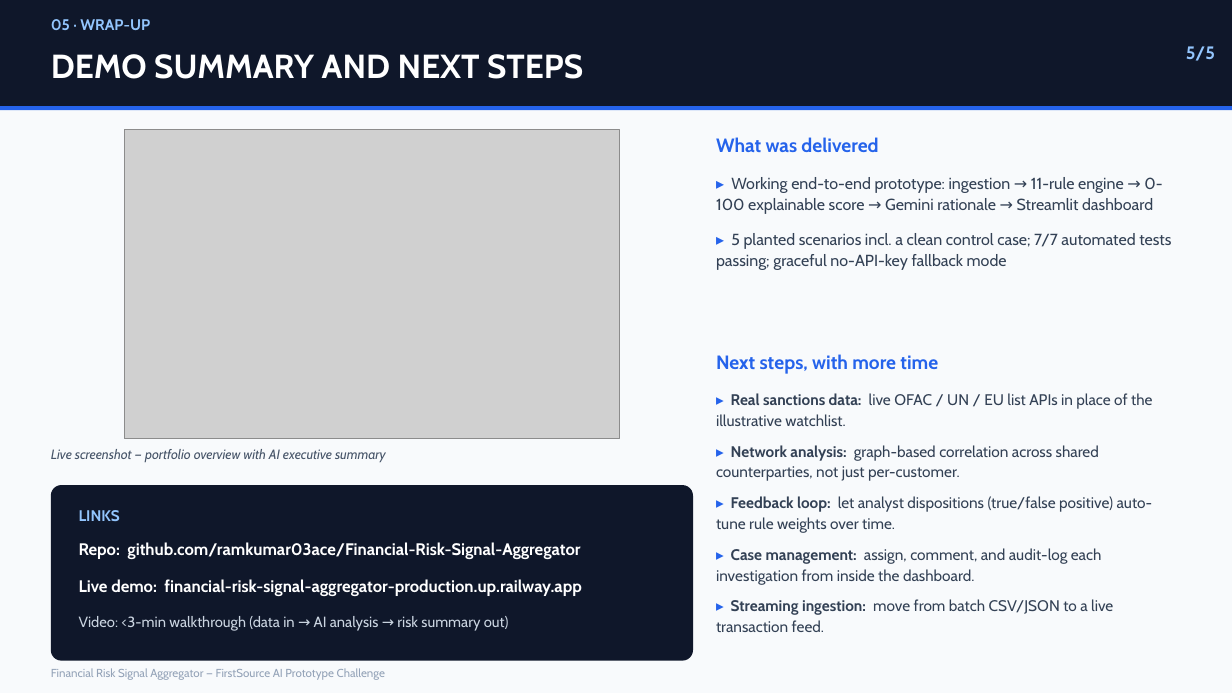
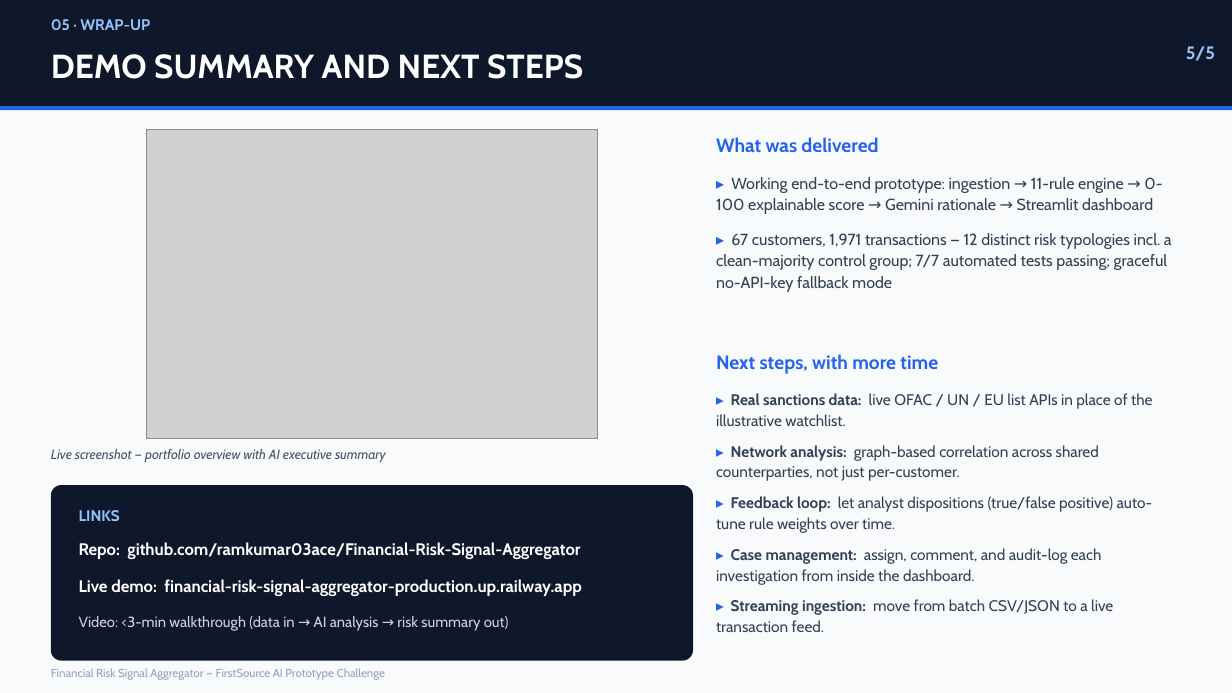
Before and after one commit to ramkumar03ace/Financial-Risk-Signal-Aggregator, a slide deck: slide 5 of docs/Financial_Risk_Signal_Aggregator_Deck.pptx. Drawn at 1232x693 pixels with LibreOffice and Linux fonts; fonts in the diff are those of the drawing; grey boxes stand for pictures. Boxes give left, top, right and bottom in pixels: in the first picture for what was removed or moved away, otherwise in the second. Text is boxed around its words. In the diff, an @@ line names an element or a change of style, - is before the commit and + after.

Commit message:
Scale sample dataset to 67 customers / 1,971 transactions; add SUMMARY.md
Replaces the 5-customer demo with a generated, realistic-scale dataset
(scripts/generate_dataset.py, Faker + fixed seed = reproducible). The
original 5 hero customers and their exact transactions/alerts are kept
unchanged so all pytest scenario tests still pass. Adds 7 new distinct
suspicious archetypes across different countries/typologies plus 55
genuinely clean background customers, so the demo shows real precision
at scale (11 flagged / 56 clean) rather than one hand-picked control case.

Fixes a real UI regression this surfaces: the "Risk score by customer"
chart used to plot every customer, which is unreadable at 67 rows. Now
filtered to flagged-only (capped at 20). The Risk Register tab defaults
to flagged-only too, with a checkbox to reveal all customers.

Adds SUMMARY.md: a written companion to the 5-slide deck covering the
problem, architecture (with a Mermaid data-flow diagram), implementation
highlights, and challenges/learnings sections.

```diff
--- a/docs/Financial_Risk_Signal_Aggregator_Deck.pptx
+++ b/docs/Financial_Risk_Signal_Aggregator_Deck.pptx
@@ picture resized from (x1=124, y1=129, x2=619, y2=439) to (x1=147, y1=129, x2=597, y2=439) @@
@@ text at (x1=716, y1=233, x2=1172, y2=292): text changed @@
-▸ 5 planted scenarios incl. a clean control case; 7/7 automated tests passing; graceful no-API-key fallback mode
+▸ 67 customers, 1,971 transactions — 12 distinct risk typologies incl. a clean-majority control group; 7/7 automated tests passing; graceful no-API-key fallback mode
```
Also in this commit, not shown: 2 other slides changed, 12 other files.
